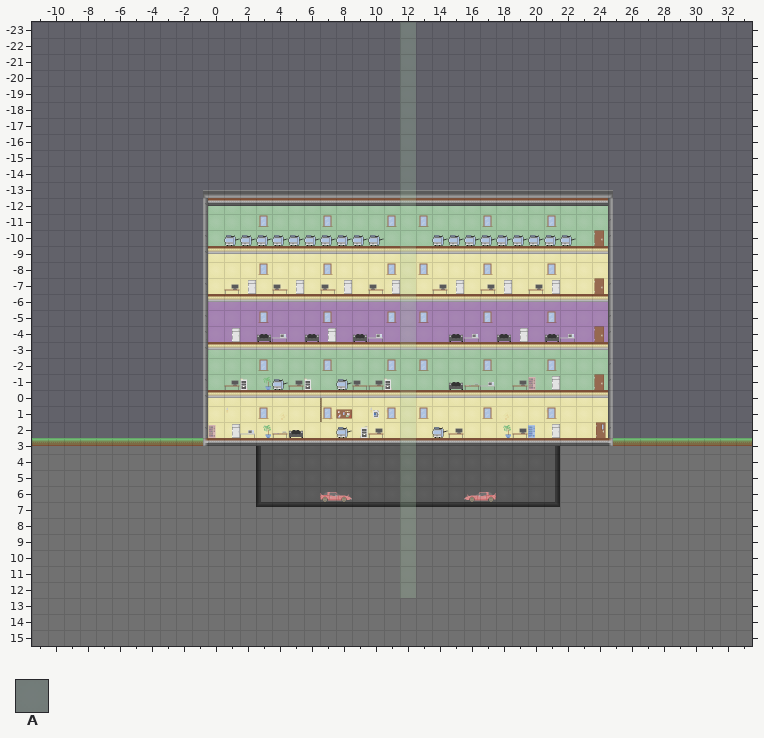
Tiled map: Assets/Tiled/Tilemaps/GameWorld.tmx. The first picture shows the starting point.
Cells are 32x32 px. Shown: x -11..33, y -23..15.
Key: from "Office Tileset": A 31.
_ is an empty cell.
Layers that did not change in this view are not listed.
Layer "b" before, first column x 5:
-23 _______A______
-22 _______A______
-21 _______A______
-20 _______A______
-19 _______A______
-18 _______A______
-17 _______A______
-16 _______A______
-15 _______A______
-14 _______A______
-13 _______A______
-12 _______A______
-11 _______A______
-10 _______A______
 -9 _______A______
 -8 _______A______
 -7 _______A______
 -6 _______A______
 -5 _______A______
 -4 _______A______
 -3 _______A______
 -2 _______A______
 -1 _______A______
  0 _______A______
  1 _______A______
  2 _______A______
  3 _______A______
  4 _______A______
  5 _______A______
  6 _______A______
  7 _______A______
  8 _______A______
  9 _______A______
 10 _______A______
 11 _______A______
 12 _______A______
 13 ______________
 14 ______________
 15 ______________
The result:
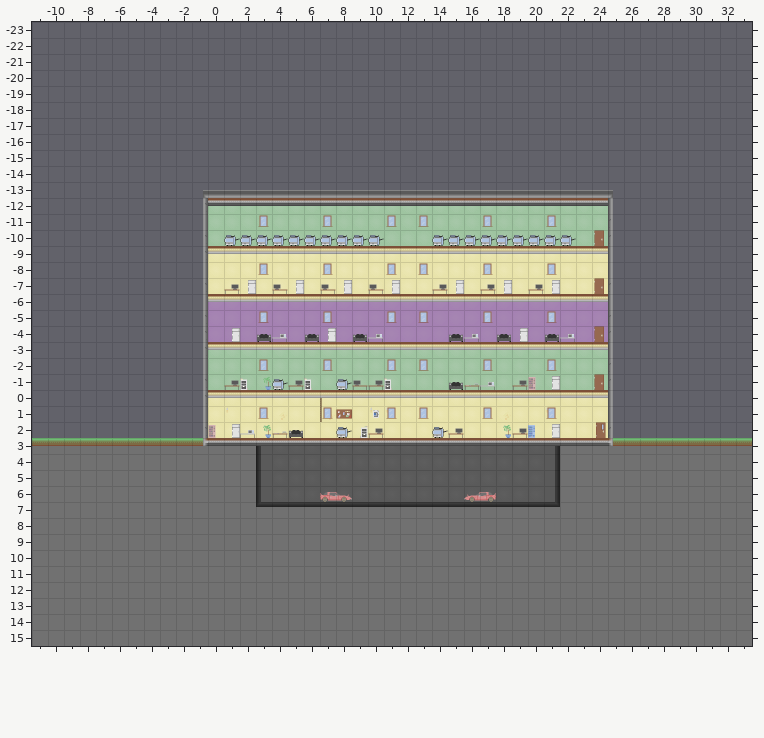
See-through tiles are keyed as they look on the map.
Diff:
{"where": "layer \"b\" (now hidden)"}
{"y":-23,"x":12,"old":"A","new":"_"}
{"y":-22,"x":12,"old":"A","new":"_"}
{"y":-21,"x":12,"old":"A","new":"_"}
{"y":-20,"x":12,"old":"A","new":"_"}
{"y":-19,"x":12,"old":"A","new":"_"}
{"y":-18,"x":12,"old":"A","new":"_"}
{"y":-17,"x":12,"old":"A","new":"_"}
{"y":-16,"x":12,"old":"A","new":"_"}
{"y":-15,"x":12,"old":"A","new":"_"}
{"y":-14,"x":12,"old":"A","new":"_"}
{"y":-13,"x":12,"old":"A","new":"_"}
{"y":-12,"x":12,"old":"A","new":"_"}
{"y":-9,"x":12,"old":"A","new":"_"}
{"y":-6,"x":12,"old":"A","new":"_"}
{"y":-3,"x":12,"old":"A","new":"_"}
{"y":0,"x":12,"old":"A","new":"_"}
{"y":3,"x":12,"old":"A","new":"_"}
{"y":4,"x":12,"old":"A","new":"_"}
{"y":5,"x":12,"old":"A","new":"_"}
{"y":6,"x":12,"old":"A","new":"_"}
{"y":7,"x":12,"old":"A","new":"_"}
{"y":8,"x":12,"old":"A","new":"_"}
{"y":9,"x":12,"old":"A","new":"_"}
{"y":10,"x":12,"old":"A","new":"_"}
{"y":11,"x":12,"old":"A","new":"_"}
{"y":12,"x":12,"old":"A","new":"_"}
